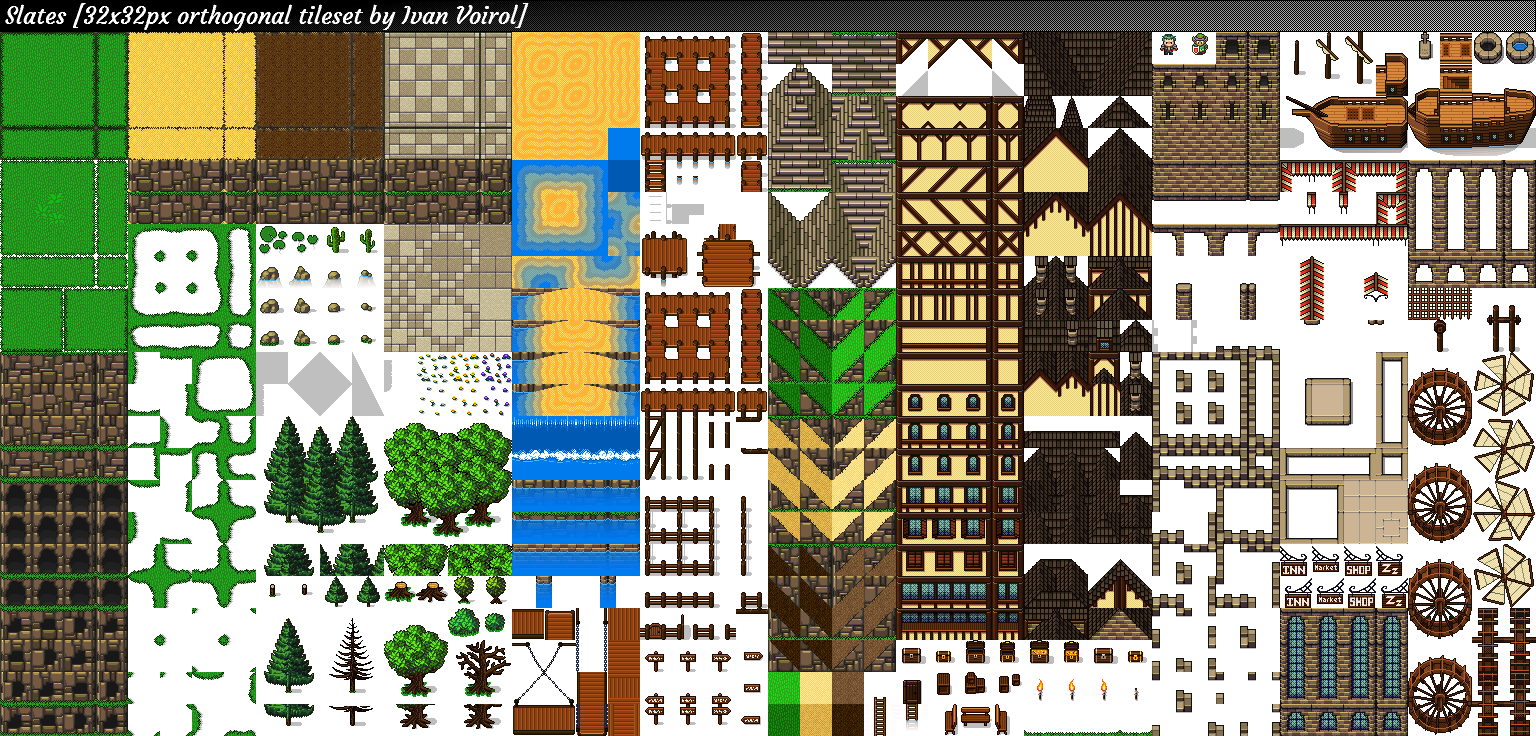
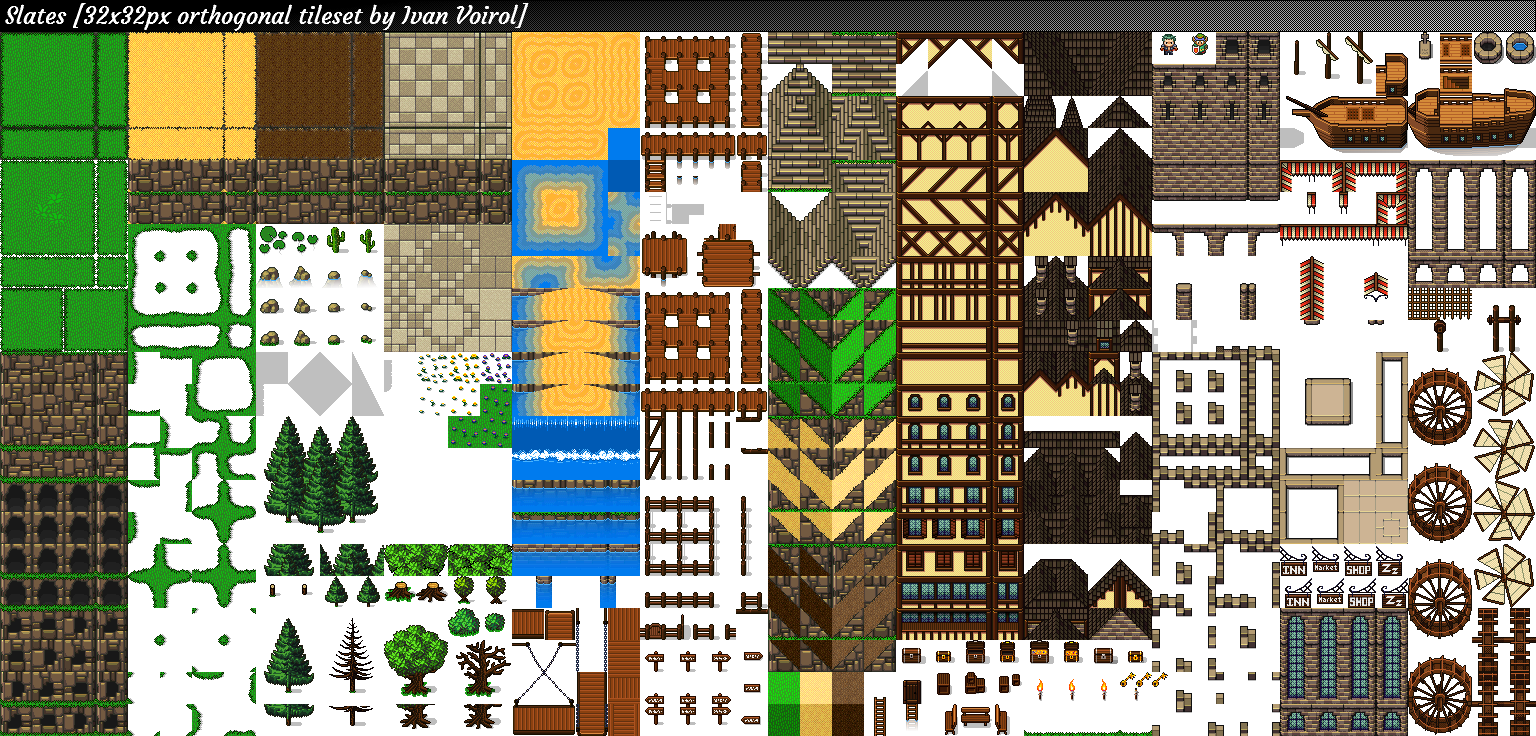
The second w=1536, h=736 image is a revision of the first. Changes to its layers:
added layer "Layer 35" above "Layer 36" over [1136, 672, 1152, 687]
added layer "Layer 36" above "Layer 40" over [1152, 672, 1168, 687]
added layer "Layer 40" above "Layer 37" over [451, 417, 479, 447]
added layer "Layer 37" above "Layer 39" over [482, 418, 509, 448]
added layer "Layer 39" above "Layer 38" over [448, 416, 480, 448]
added layer "Layer 38" above "Layer 33" over [480, 416, 512, 448]
renamed "Layer 32" to "Layer 33", painted on it over [384, 384, 1168, 693]
removed layer "Layer 30" over [384, 384, 1168, 693]
removed layer "Layer 8" over [1110, 660, 1144, 664]
added layer "Layer 41" over [480, 384, 512, 416]
